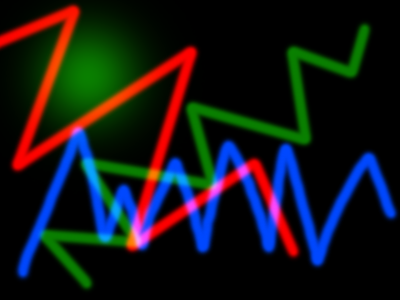
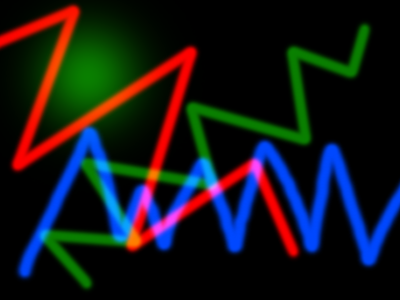
Layer changes from the first 400x300 image to the second:
painted on "blue_layer" over 14, 122, 400, 283
